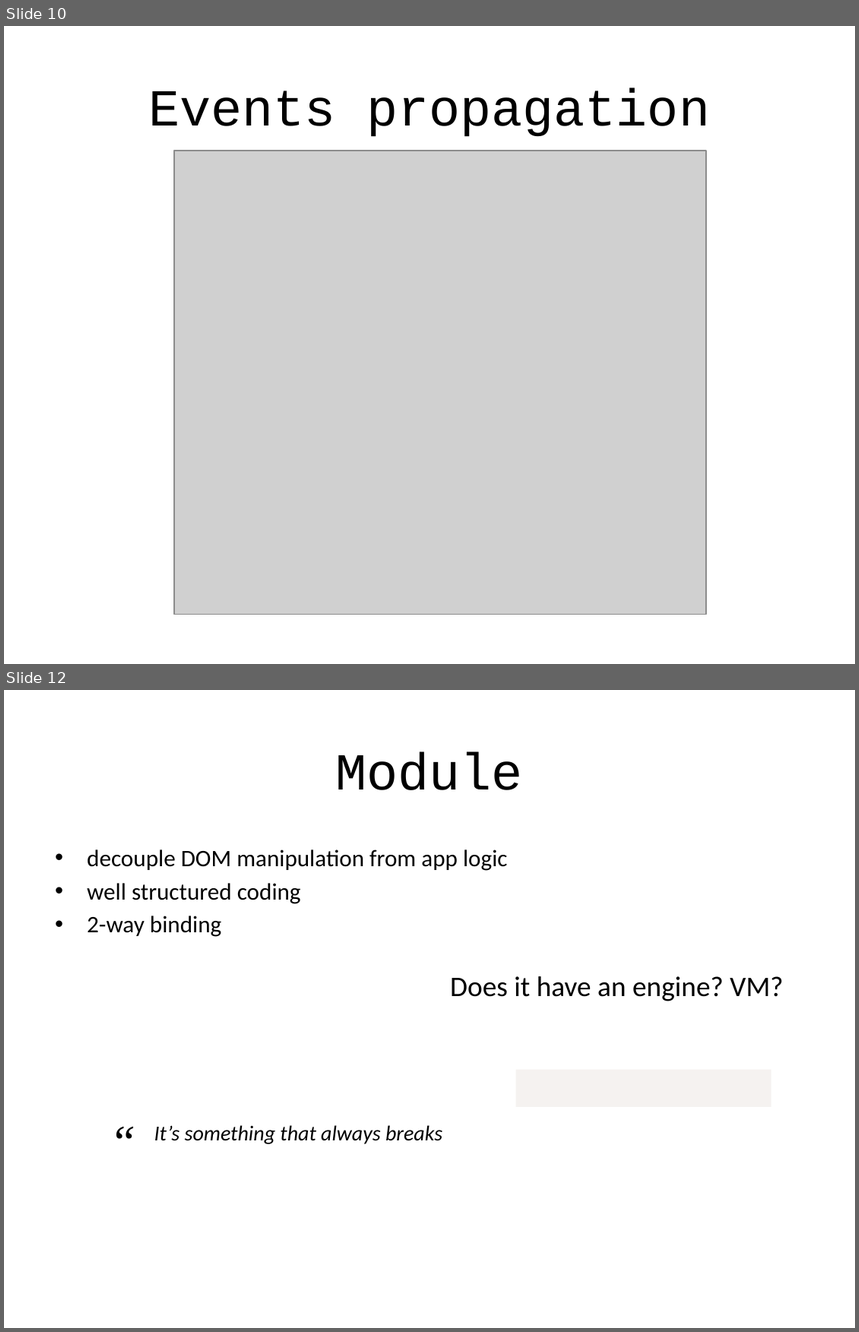
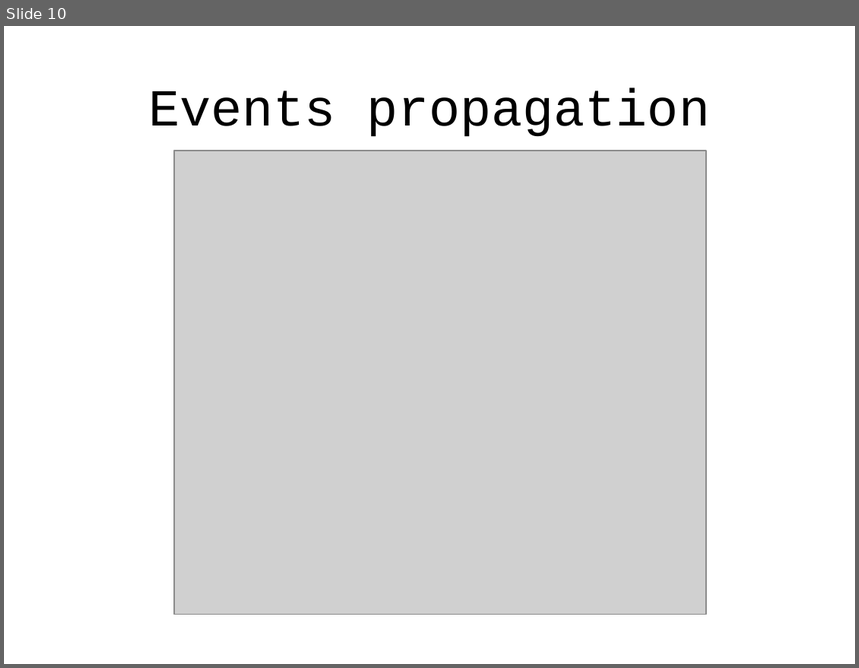
Before and after one commit to alexeymatveevp/angularjs-course, a slide deck: docs/02_ng_basics_followup.pptx. Shown one above the other, each under a label of ours: slides 10 and 12 before the commit, slide 10 after it; the slides between them are not shown. The pictures are 859x1332 and 859x668 pixels, drawn with LibreOffice and Linux fonts; fonts in the diff are those of the drawing; grey boxes stand for pictures. Boxes give left, top, right and bottom in pixels: in the first picture for what was removed or moved away, otherwise in the second. Text is boxed around its words. In the diff, an @@ line names an element or a change of style, - is before the commit and + after.

```diff
--- a/docs/02_ng_basics_followup.pptx
+++ b/docs/02_ng_basics_followup.pptx
@@ slide 12 removed at (x1=4, y1=690, x2=855, y2=1328), background #FFFFFF @@
@@ title removed at (x1=336, y1=752, x2=523, y2=790) @@
-Module
@@ text removed at (x1=87, y1=850, x2=507, y2=937) @@
-• decouple DOM manipulation from app logic
-• well structured coding
-• 2-way binding
@@ text removed at (x1=450, y1=977, x2=783, y2=1002) @@
-Does it have an engine? VM?
@@ rectangle removed at (x1=516, y1=1070, x2=772, y2=1107) @@
@@ text removed at (x1=101, y1=1107, x2=145, y2=1173) @@
-“
@@ text removed at (x1=154, y1=1125, x2=443, y2=1144) @@
-It’s something that always breaks
```
Also in this commit, not shown: 3 slides changed, 5 slides added, 10 other slides removed, 9 other files.
